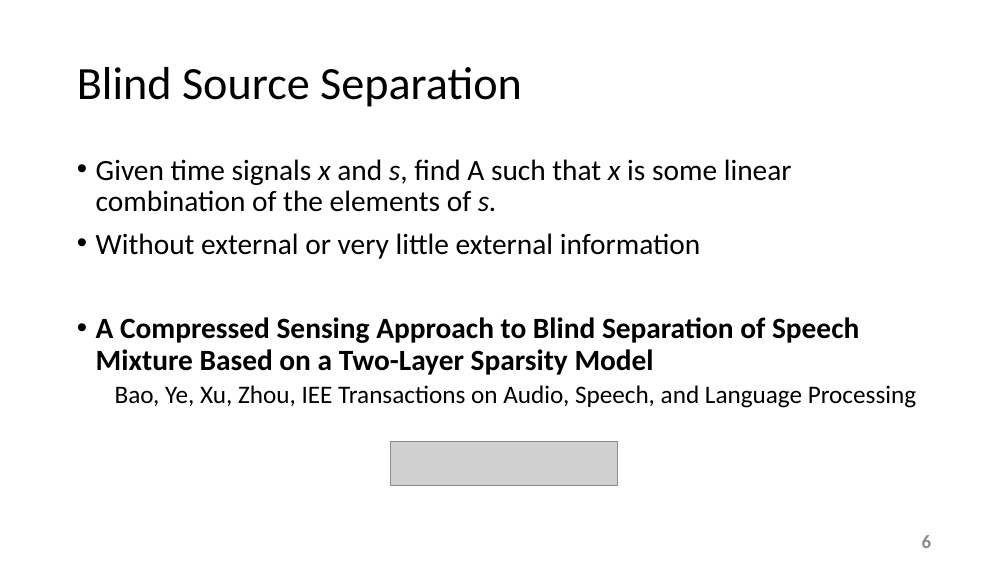
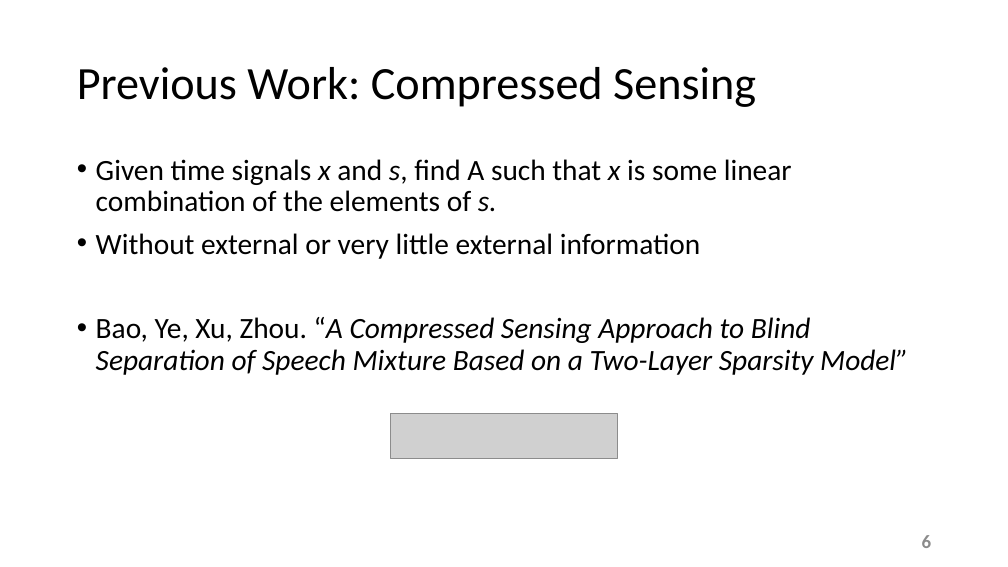
Before and after one commit to esaracin/compressive-sensing-cocktail-party-problem, a slide deck: slide 6 of slide/slides.pptx. Drawn at 1008x567 pixels with LibreOffice and Linux fonts; fonts in the diff are those of the drawing; grey boxes stand for pictures; background and template pictures are left out. Boxes give left, top, right and bottom in pixels: in the first picture for what was removed or moved away, otherwise in the second. Text is boxed around its words. In the diff, an @@ line names an element or a change of style, - is before the commit and + after.

```diff
--- a/slide/slides.pptx
+++ b/slide/slides.pptx
@@ title at <box>77,67,756,107</box>: text changed @@
-Blind Source Separation
+Previous Work: Compressed Sensing
@@ text at <box>96,317,908,375</box>: text changed; bold off; italic on @@
-• A Compressed Sensing Approach to Blind Separation of Speech Mixture Based on a Two-Layer Sparsity Model
-  Bao, Ye, Xu, Zhou, IEE Transactions on Audio, Speech, and Language Processing
+• Bao, Ye, Xu, Zhou. “A Compressed Sensing Approach to Blind Separation of Speech Mixture Based on a Two-Layer Sparsity Model”
@@ picture: place and size @@
-picture at <box>390,441,618,485</box>
+picture at <box>390,414,618,458</box>
```
Also in this commit, not shown: 5 other slides changed, 1 slide added, 2 slides removed.
